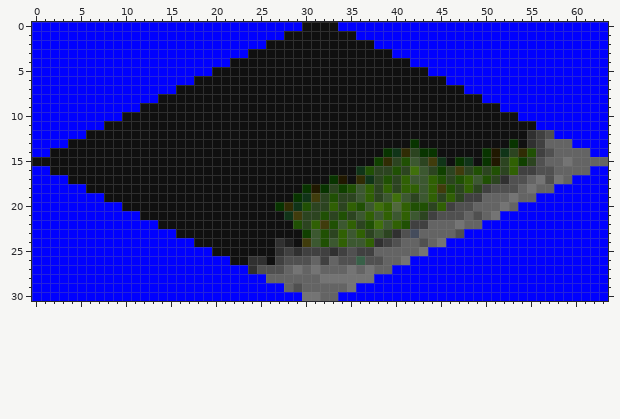
Pixel-art sprite -- gfx/2182.png. Above, as it was before the edit.
The file is 64x31 pixels.
And afterwards:
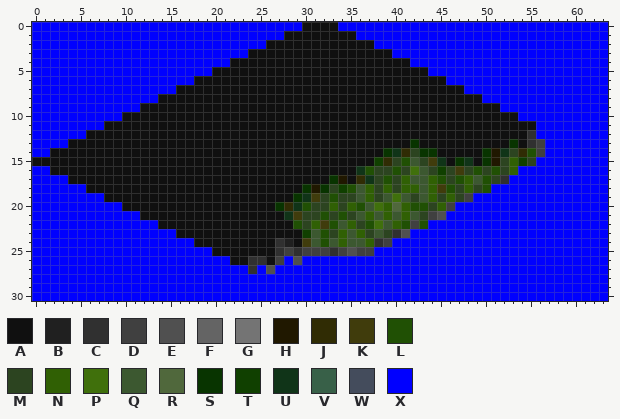
Palette (. is transparent): A #101010  B #202020  C #303030  D #404040  E #505050  F #646464  G #747474  H #201800  J #302c04  K #403c0c  L #205004  M #2c4420  N #306004  P #40700c  Q #3c5830  R #50683c  S #083400  T #104000  U #103418  V #386048  W #444c5c  X #0000ff
The edit:
Changed rows in their new state; - is an unchanged pixel.
first column x 25:
12 -------------------------------XX------
13 --------------------------------XXX----
14 --------------------------------XXXXX--
15 -------------------------------XXXXXXXX
16 -----------------------------XXXXXXXX--
17 ----------------------------XXXXXXX----
18 -------------------------LXXXXXXX------
19 ------------------------XXXXXXX--------
20 ----------------------XXXXXXX----------
21 ---------------------XXXXXX------------
22 ------------------LXXXXXX--------------
23 -----------------XXXXXX----------------
24 ---------------XXXXXX------------------
25 -------------XXXXXX--------------------
26 ---X-XXXXXXXXXXXX----------------------
27 X-XXXXXXXXXXXXX------------------------
28 -XXXXXXXXXXXX--------------------------
29 ---XXXXXXXX----------------------------
30 -----XXXX------------------------------
Pixel boxes of the changes (left, top, right, bottom) in both pictures:
changed: (257, 130, 608, 301)
